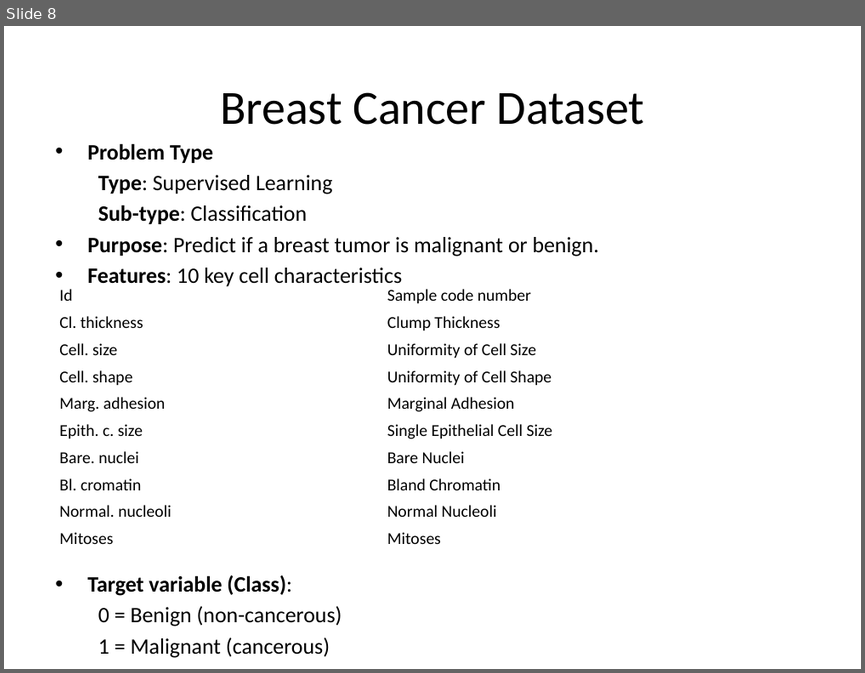
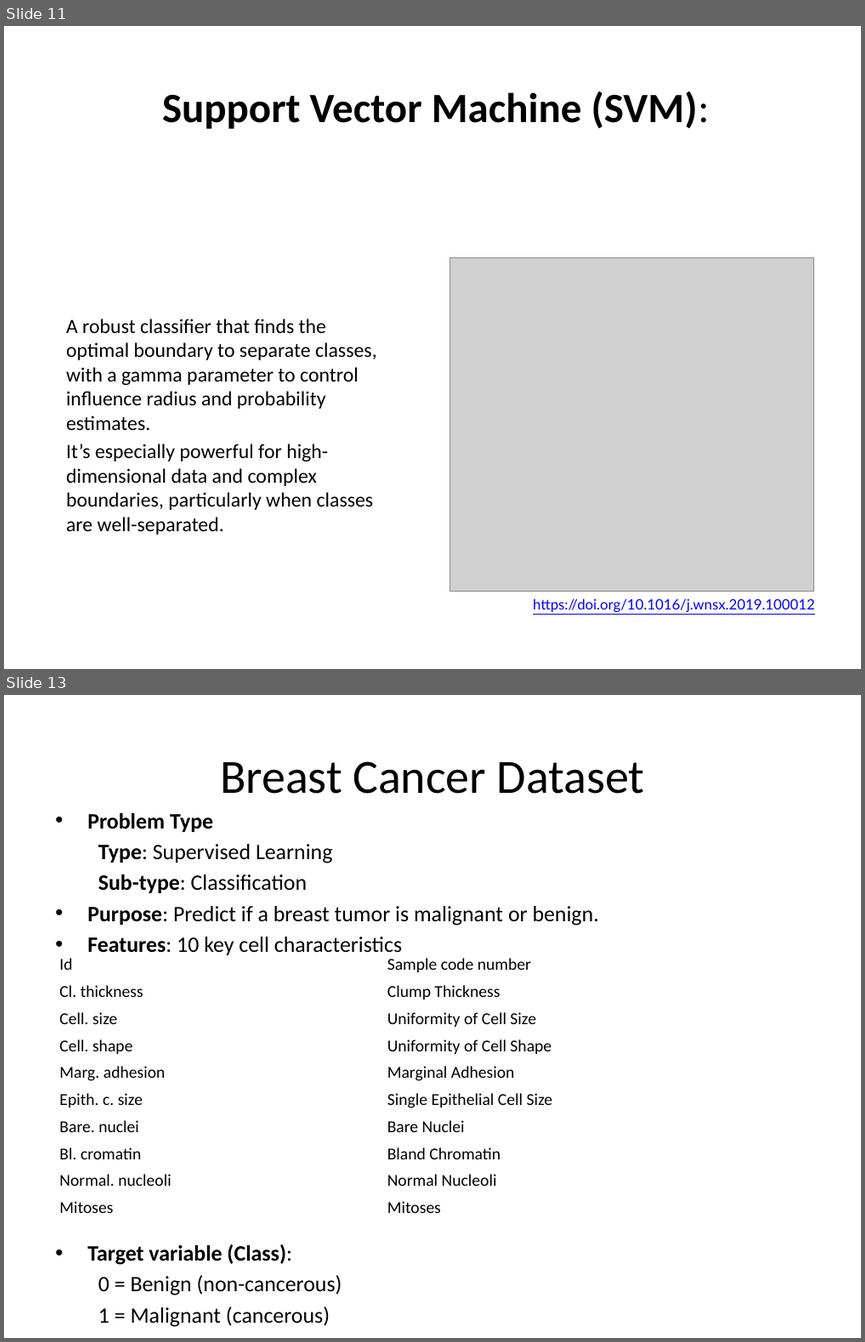
Before and after one commit to sraorao/ML_DL_intro_python_HT2025, a slide deck: Session_1_ML_DL_intro_python_MT2024.pptx. Shown one above the other, each under a label of ours: slide 8 before the commit, slides 11 and 13 after it; the slides between them are not shown. The pictures are 865x673 and 865x1342 pixels, drawn with LibreOffice and Linux fonts; fonts in the diff are those of the drawing; grey boxes stand for pictures. Boxes give left, top, right and bottom in pixels: in the first picture for what was removed or moved away, otherwise in the second. Text is boxed around its words. In the diff, an @@ line names an element or a change of style, - is before the commit and + after.

```diff
--- a/Session_1_ML_DL_intro_python_MT2024.pptx
+++ b/Session_1_ML_DL_intro_python_MT2024.pptx
@@ slide 11 added at <box>4,26,861,669</box>, background #FFFFFF @@
@@ rectangle added at <box>4,26,861,189</box>, fill #FFFFFF @@
@@ title added at <box>162,91,710,129</box>, 35 pt, text #000000, bold @@
+Support Vector Machine (SVM):
@@ picture added at <box>449,258,814,591</box> @@
@@ text added at <box>66,318,377,534</box>, 17 pt, text #000000 @@
+A robust classifier that finds the optimal boundary to separate classes, with a gamma parameter to control influence radius and probability estimates.
+It’s especially powerful for high-dimensional data and complex boundaries, particularly when classes are well-separated.
@@ text added at <box>533,598,815,612</box>, 12 pt, text #0000FF, underline @@
+https://doi.org/10.1016/j.wnsx.2019.100012
@@ what was slide 8 is now slide 13 @@
```
Also in this commit, not shown: 8 slides changed, 11 other slides added.
